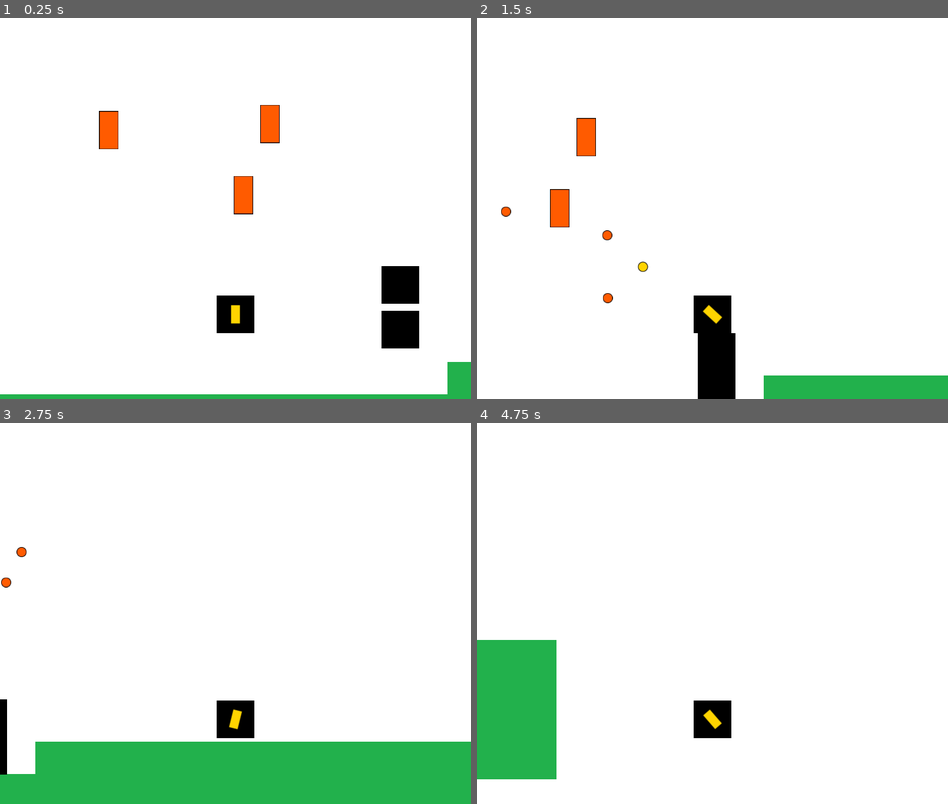
Above: before the commit, frames 1-4 (two rows, left to right).
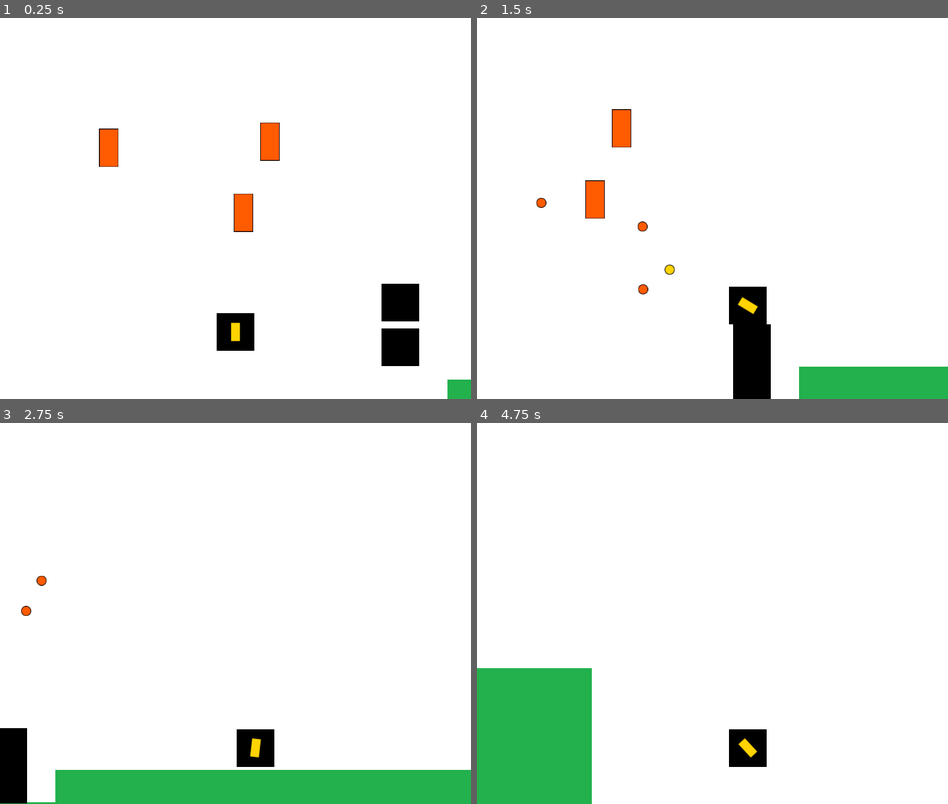
Above: after the commit, the same moments.

Repository: MateoGiuffra/entregas-ipv-giuffra-mateo
Game: Godot game, scene res://Main.tscn
Two runs of this game, one before a commit and one after it. Both use one fixed random seed, a clock stepped at 60 frames per second and the inputs below.
Inputs (mouse positions are in pixels of both pictures, inside the frame that each line leads up to):
- Up to frame 1 (0.25 s): no input
- Up to frame 2 (1.5 s): move the mouse to (816, 189) at 0.52 s; hold D (move_right) from 0.53 s (still down); click (816, 189) at 0.6 s; tap Space (jump) at 0.77 s; move the mouse to (618, 227) at 1.27 s; click (618, 227) at 1.35 s
- Up to frame 3 (2.75 s): tap Space (jump) at 1.52 s; move the mouse to (282, 529) at 2.02 s; release D (move_right) at 2.03 s; hold A (move_left) from 2.03 s (still down); click (282, 529) at 2.1 s
- Up to frame 4 (4.75 s): move the mouse to (688, 689) at 2.77 s; release A (move_left) at 2.78 s; hold D (move_right) 2.78-4.28 s; click (688, 689) at 2.85 s; tap Space (jump) at 3.02, 3.77, 4.52 s; move the mouse to (853, 670) at 3.52 s; click (853, 670) at 3.6 s; move the mouse to (571, 556) at 4.27 s; hold A (move_left) from 4.28 s (still down); click (571, 556) at 4.35 s

The runs differ from the first frame. In frame 1, 4.5% of the frame differs, in the area x 0-100%, y 22-100%; in frame 2, 7.4%; in frame 3, 9.5%, in the area x 0-100%, y 32-100%; in frame 4, 6.6%.

Commit message:
camera2d lista

Diff:
--- a/entrega-3-mateo-giuffra/entities/player/Player.gd
+++ b/entrega-3-mateo-giuffra/entities/player/Player.gd
@@ -28,6 +28,7 @@
 
 func player_movement():
 	# Player movement
+
 	if Input.is_action_just_pressed("jump") and is_on_floor():
 		velocity.y = -JUMP_SPEED
 
--- a/entrega-3-mateo-giuffra/entities/player/Player.tscn
+++ b/entrega-3-mateo-giuffra/entities/player/Player.tscn
@@ -28,3 +28,11 @@
 
 [node name="Camera2D" type="Camera2D" parent="."]
 offset = Vector2(0, -180)
+position_smoothing_speed = 1.0
+drag_horizontal_enabled = true
+drag_vertical_enabled = true
+drag_left_margin = 0.15
+drag_top_margin = 0.07
+drag_right_margin = 0.15
+drag_bottom_margin = 0.15
+editor_draw_drag_margin = true
